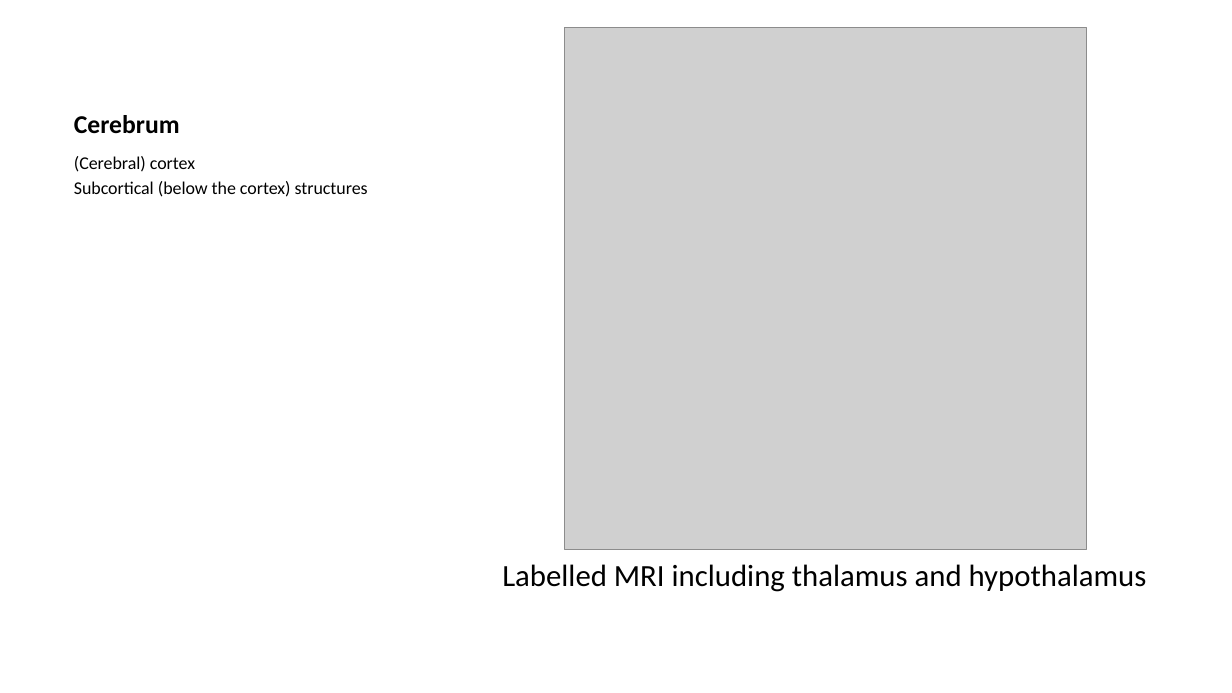
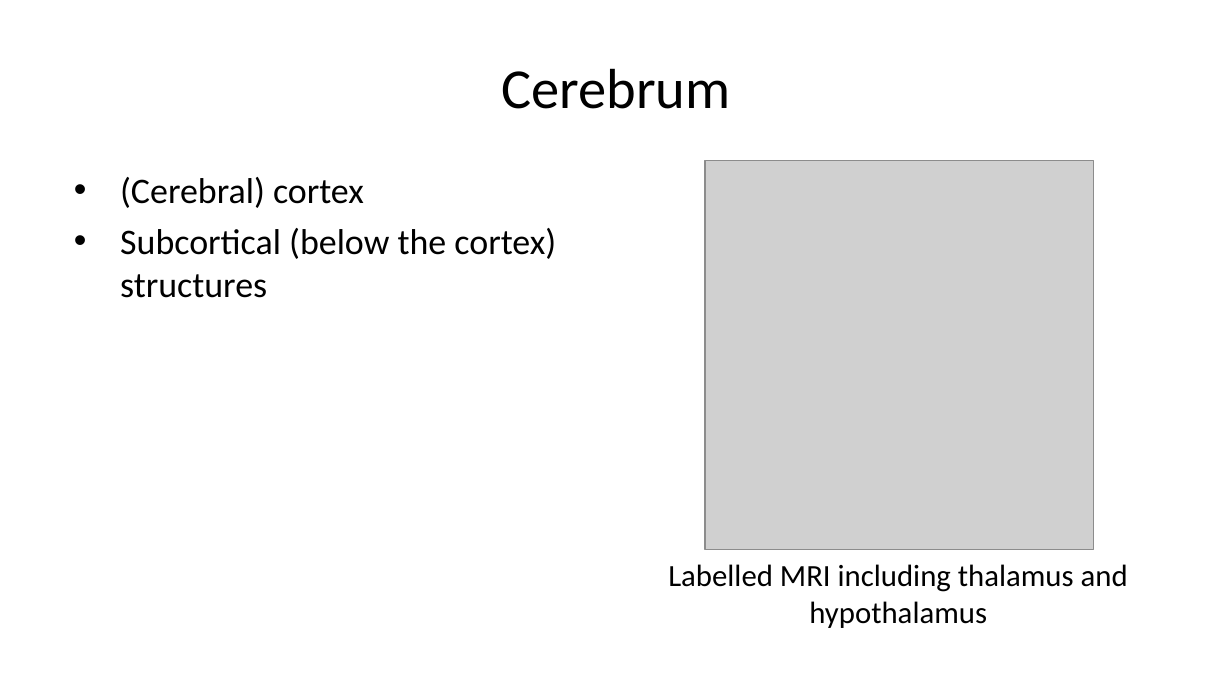
Before and after one commit to psu-psychology/psy-511-scan-fdns-2026-spring, a slide deck: slide 22 of docs/slides/wk-02-2026-01-22-anatomy.pptx (slide 20 before the commit). Drawn at 1232x693 pixels with LibreOffice and Linux fonts; fonts in the diff are those of the drawing; grey boxes stand for pictures. Boxes give left, top, right and bottom in pixels: in the first picture for what was removed or moved away, otherwise in the second. Text is boxed around its words. In the diff, an @@ line names an element or a change of style, - is before the commit and + after.

```diff
--- a/docs/slides/wk-02-2026-01-22-anatomy.pptx
+++ b/docs/slides/wk-02-2026-01-22-anatomy.pptx
@@ title "Cerebrum" at bbox=[501, 68, 730, 109]: size 15 to 33 pt, bold off; alignment left to centre; vertical alignment bottom to middle @@
@@ text "(Cerebral) cortex": place and size @@
-text "(Cerebral) cortex" at bbox=[74, 156, 368, 197]
+text "(Cerebral) cortex" at bbox=[120, 177, 556, 298]
@@ text "(Cerebral) cortex" at bbox=[120, 177, 556, 298]: size 10.5 to 21 pt; bullet none to •; more space between paragraphs @@
@@ picture: place and size @@
-picture at bbox=[564, 27, 1087, 549]
+picture at bbox=[705, 161, 1093, 549]
@@ text "Labelled MRI including thalamus and ..." rewrapped from bbox=[502, 564, 1147, 592] to bbox=[668, 564, 1128, 628] @@
```
Also in this commit, not shown: 12 other slides changed, 40 slides added, 9 slides removed, 58 other files.
